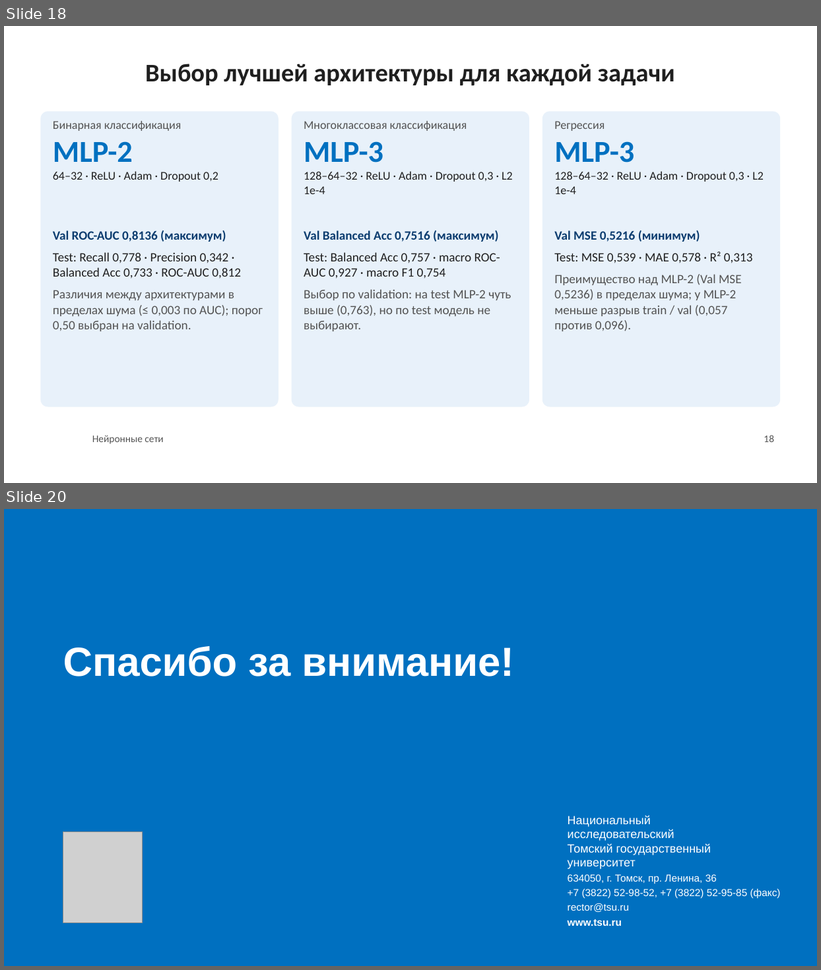
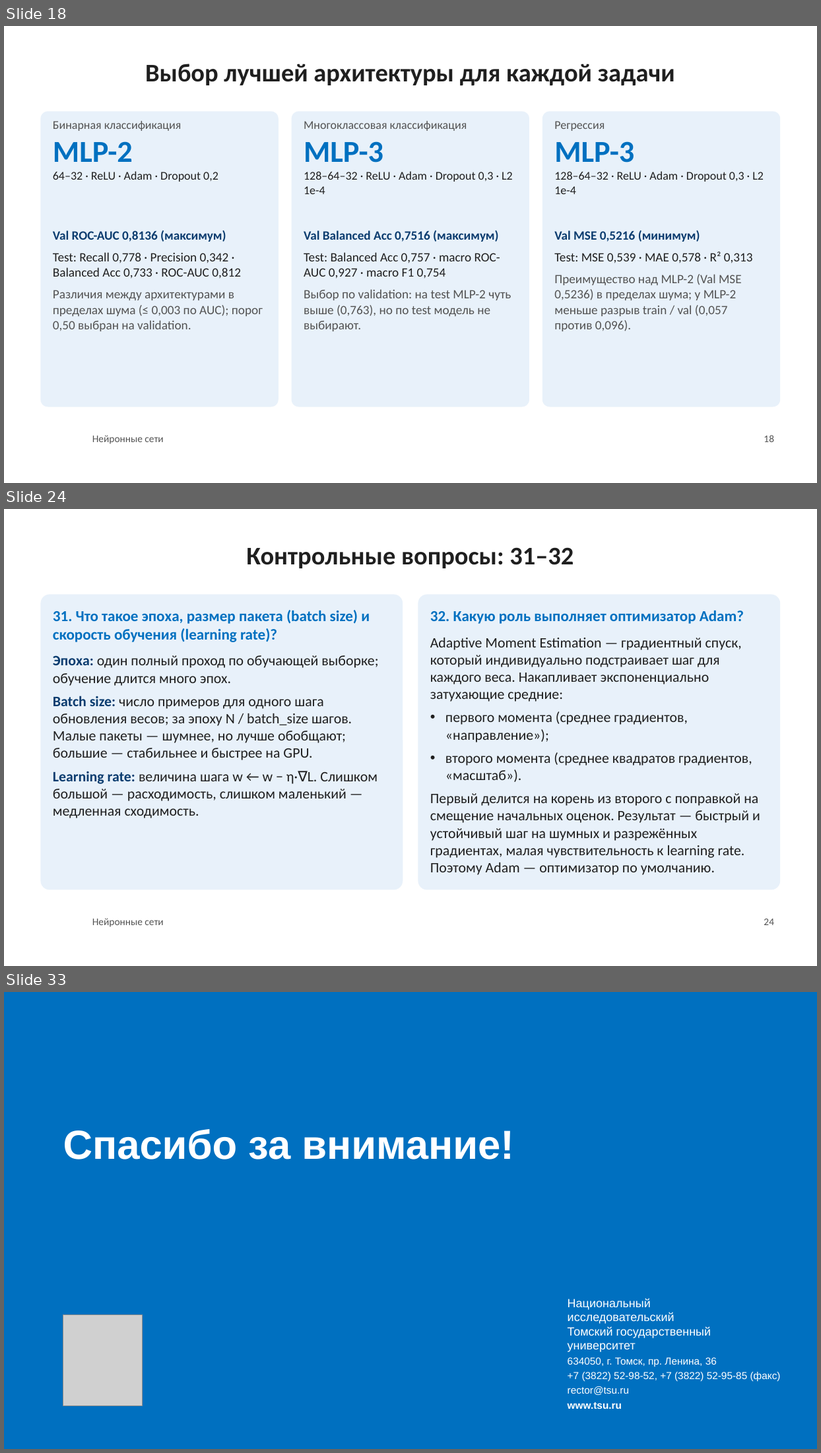
Before and after one commit to sergeydorof/neural_networks_labs, a slide deck: lab1/NN_Lab1_presentation.pptx. Shown one above the other, each under a label of ours: slides 18 and 20 before the commit, slides 18, 24 and 33 after it; the slides between them are not shown. The pictures are 821x970 and 821x1453 pixels, drawn with LibreOffice and Linux fonts; fonts in the diff are those of the drawing; grey boxes stand for pictures; background and template pictures are left out. Boxes give left, top, right and bottom in pixels: in the first picture for what was removed or moved away, otherwise in the second. Text is boxed around its words. In the diff, an @@ line names an element or a change of style, - is before the commit and + after.

```diff
--- a/lab1/NN_Lab1_presentation.pptx
+++ b/lab1/NN_Lab1_presentation.pptx
@@ slide 24 added at (4,509,817,966), background #FFFFFF; not listed: 1 template element that a slide beside it also shows @@
@@ title added at (246,547,574,568), 30 pt, text #1F1F1F, bold @@
+Контрольные вопросы: 31–32
@@ rounded rectangle added at (40,594,403,890), fill #E8F1FA @@
@@ rounded rectangle added at (418,594,781,890), fill #E8F1FA @@
@@ text added at (53,610,378,819), 17 pt, text #1F1F1F @@
+31. Что такое эпоха, размер пакета (batch size) и скорость обучения (learning rate)?
+Эпоха: один полный проход по обучающей выборке; обучение длится много эпох.
+Batch size: число примеров для одного шага обновления весов; за эпоху N / batch_size шагов. Малые пакеты — шумнее, но лучше обобщают; большие — стабильнее и быстрее на GPU.
+Learning rate: величина шага w ← w − η·∇L. Слишком большой — расходимость, слишком маленький — медленная сходимость.
@@ text added at (430,610,760,875), 17 pt, text #1F1F1F @@
+32. Какую роль выполняет оптимизатор Adam?
+Adaptive Moment Estimation — градиентный спуск, который индивидуально подстраивает шаг для каждого веса. Накапливает экспоненциально затухающие средние:
+• первого момента (среднее градиентов, «направление»);
+• второго момента (среднее квадратов градиентов, «масштаб»).
+Первый делится на корень из второго с поправкой на смещение начальных оценок. Результат — быстрый и устойчивый шаг на шумных и разрежённых градиентах, малая чувствительность к learning rate. Поэтому Adam — оптимизатор по умолчанию.
@@ page number added at (764,919,774,925), 12 pt, text #535353 @@
+24
@@ what was slide 20 is now slide 33 @@
```
Also in this commit, not shown: 1 slide changed, 12 other slides added, 5 other files.
